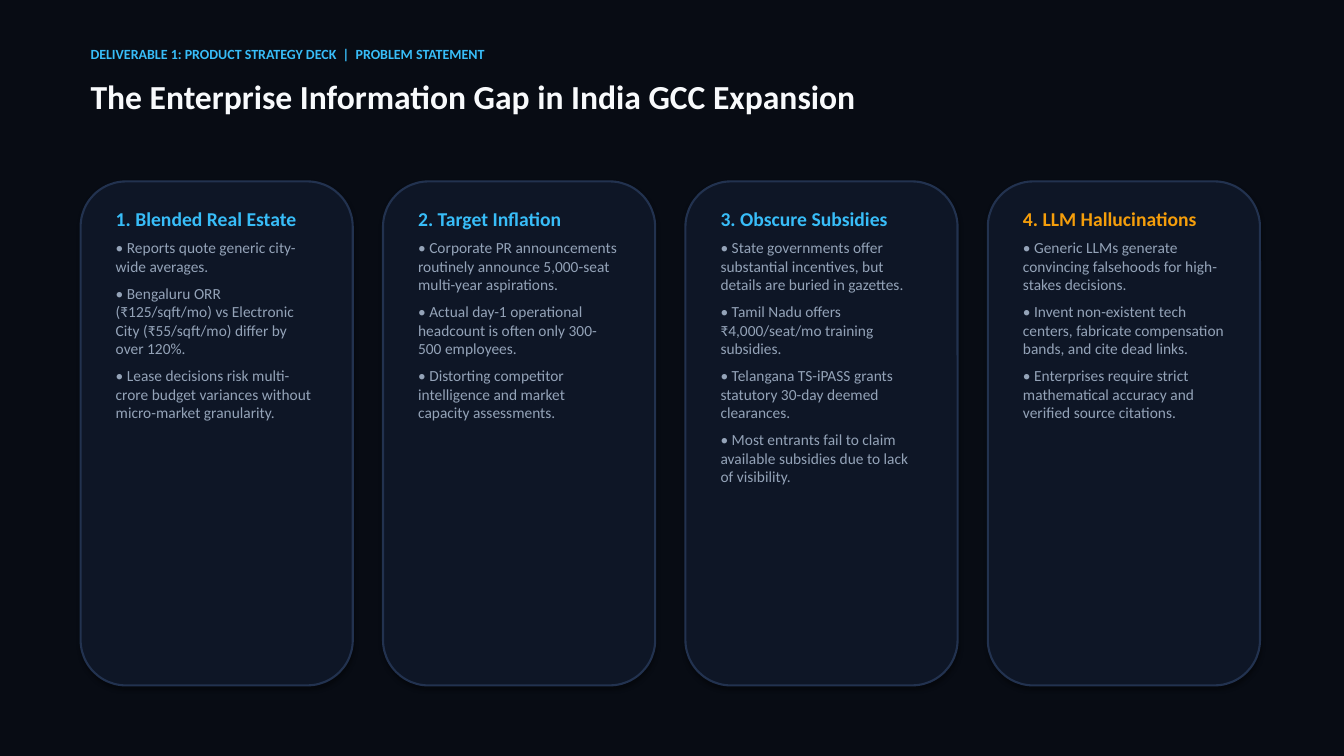
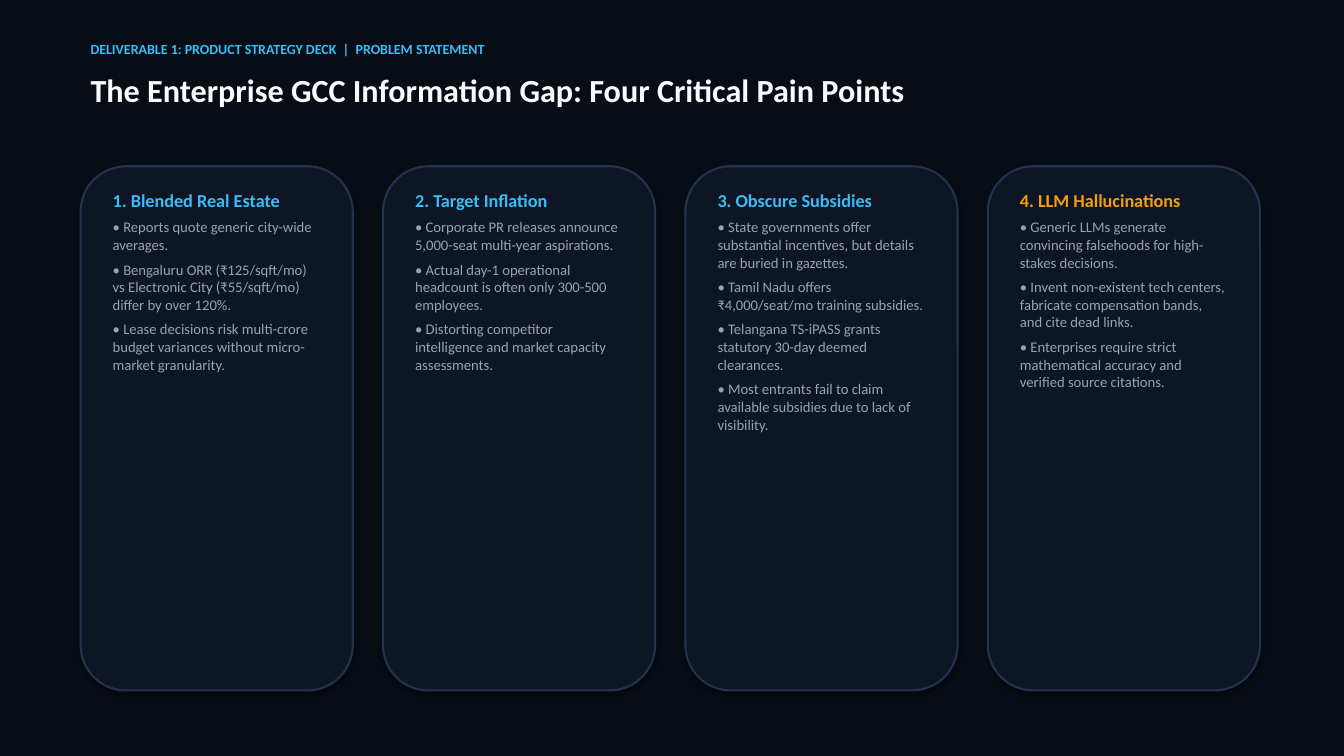
Before and after one commit to SURYAMS002/gcc, a slide deck: slide 3 of GCC_Intel_Product_Strategy_Deck.pptx. Drawn at 1344x756 pixels with LibreOffice and Linux fonts; fonts in the diff are those of the drawing. Boxes give left, top, right and bottom in pixels: in the first picture for what was removed or moved away, otherwise in the second. Text is boxed around its words. In the diff, an @@ line names an element or a change of style, - is before the commit and + after.

Commit message:
Elevate Product Strategy Deck to 15 executive slides: add system architecture, deep dives on all special features, and eliminate any external project mentions

```diff
--- a/GCC_Intel_Product_Strategy_Deck.pptx
+++ b/GCC_Intel_Product_Strategy_Deck.pptx
@@ text "DELIVERABLE 1: PRODUCT STRATEGY DECK ...": place and size @@
-text "DELIVERABLE 1: PRODUCT STRATEGY DECK ..." at [91, 50, 484, 59]
+text "DELIVERABLE 1: PRODUCT STRATEGY DECK ..." at [91, 45, 484, 54]
@@ text at [91, 79, 904, 107]: text changed; size 24 to 23 pt @@
-The Enterprise Information Gap in India GCC Expansion
+The Enterprise GCC Information Gap: Four Critical Pain Points
@@ rounded rectangle: place and size @@
-rounded rectangle at [81, 181, 353, 686]
+rounded rectangle at [81, 166, 353, 691]
@@ rounded rectangle: place and size @@
-rounded rectangle at [383, 181, 655, 686]
+rounded rectangle at [383, 166, 655, 691]
@@ rounded rectangle: place and size @@
-rounded rectangle at [686, 181, 958, 686]
+rounded rectangle at [686, 166, 958, 691]
@@ rounded rectangle: place and size @@
-rounded rectangle at [988, 181, 1260, 686]
+rounded rectangle at [988, 166, 1260, 691]
@@ text "1. Blended Real Estate": place and size @@
-text "1. Blended Real Estate" at [116, 212, 311, 421]
+text "1. Blended Real Estate" at [113, 194, 312, 373]
@@ text "1. Blended Real Estate" at [113, 194, 312, 373]: size 14 to 13 pt in "1. Blended Real Estate"; size 11 to 10.5 pt; less space between paragraphs @@
@@ text "2. Target Inflation": place and size @@
-text "2. Target Inflation" at [418, 212, 617, 421]
+text "2. Target Inflation" at [415, 194, 618, 370]
@@ text at [415, 194, 607, 370]: size 14 to 13 pt in "2. Target Inflation"; size 11 to 10.5 pt in "• Actual day-1 operational headcount is often ...", "• Distorting competitor intelligence and market capacity ..."; less space between paragraphs @@
@@ text "3. Obscure Subsidies": place and size @@
-text "3. Obscure Subsidies" at [721, 212, 908, 485]
+text "3. Obscure Subsidies" at [718, 194, 923, 433]
@@ text "3. Obscure Subsidies" at [718, 194, 923, 433]: size 14 to 13 pt in "3. Obscure Subsidies"; size 11 to 10.5 pt; less space between paragraphs @@
@@ text "4. LLM Hallucinations": place and size @@
-text "4. LLM Hallucinations" at [1023, 212, 1224, 418]
+text "4. LLM Hallucinations" at [1020, 194, 1225, 387]
@@ text "4. LLM Hallucinations" at [1020, 194, 1225, 387]: size 14 to 13 pt in "4. LLM Hallucinations"; size 11 to 10.5 pt; less space between paragraphs @@
@@ text at [415, 222, 618, 253]: text changed; size 11 to 10.5 pt @@
-• Corporate PR announcements routinely announce 5,000-seat multi-year aspirations.
+• Corporate PR releases announce 5,000-seat multi-year aspirations.
```
Also in this commit, not shown: 10 other slides changed, 4 slides added, 2 slides removed, 2 other files.
